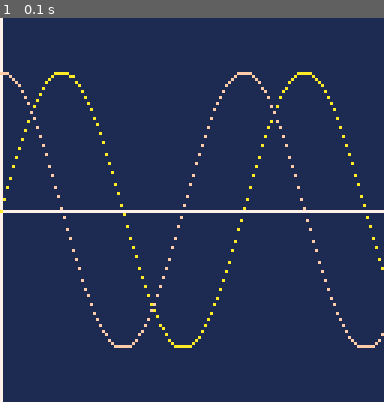
Above: before the commit, frame 1.
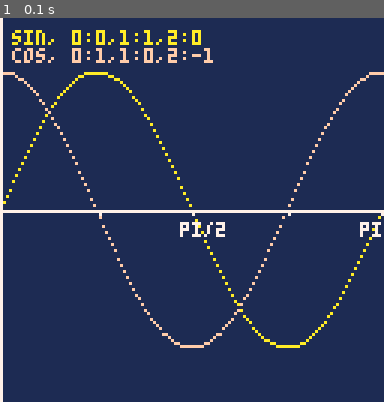
Above: after the commit, the same moment.

Repository: reyabreu/pico-8
Game: PICO-8 cartridge sinewave.p8
Same seed, same stepped clock (60 frames per second), same inputs: the game is played once before the commit and once after it.
Inputs:
- Up to frame 1 (0.1 s): no input

The runs differ from the first frame. In frame 1, 4.6% of the frame differs, in the area x 0-100%, y 3-86%.

Commit message:
Fixed sinewave poc

Diff:
--- a/sinewave.p8
+++ b/sinewave.p8
@@ -1,21 +1,45 @@
 pico-8 cartridge // http://www.pico-8.com
 version 18
 __lua__
+values={}
 function _init()
  rectfill(0,0,127,127,1)
+
+	-- 0..1 is a full circle sweep
+	for x=0,127 do
+		pset(x,64+46*sin(x/127),10)
+		pset(x,64-46*cos(x/127),15)
+	end
+
 	line(0,64,127,64,7)
+	pset(33,65,7)
+	pset(64,65,7)
+	pset(96,65,7)
+	pset(127,65,7)
+	print("pi/2",60,68,7)
+	print("pi",120,68,7)
 	line(0,0,0,127,7)
-
-	for x=0,254 do
-		pset(x,64+46*sin(3.14*x/254),10)
-		pset(x,64-46*cos(3.14*x/254),15)
-	end
 end
 
+-- pico-8 circle sweep is
+-- from 0 to 1
 function _update()
+	-- sin is inverted (clockwise)
+	values.sx0=sin(0)
+	values.sx1=sin(-0.25)
+	values.sx2=sin(-0.5)
+
+	-- cos is not inverted (anticlockwise)
+	values.cx0=cos(0)
+	values.cx1=cos(0.25)
+	values.cx2=cos(0.5)
 end
 
 function _draw()
+ local sx0,sx1,sx2=values.sx0,values.sx1,values.sx2
+	print("sin, 0:"..sx0..",1:"..sx1..",2:"..sx2,4,4,10)
+ local cx0,cx1,cx2=values.cx0,values.cx1,values.cx2
+	print("cos, 0:"..cx0..",1:"..cx1..",2:"..cx2,4,10,15)
 end
 __gfx__
 00000000000000000000000000000000000000000000000000000000000000000000000000000000000000000000000000000000000000000000000000000000
